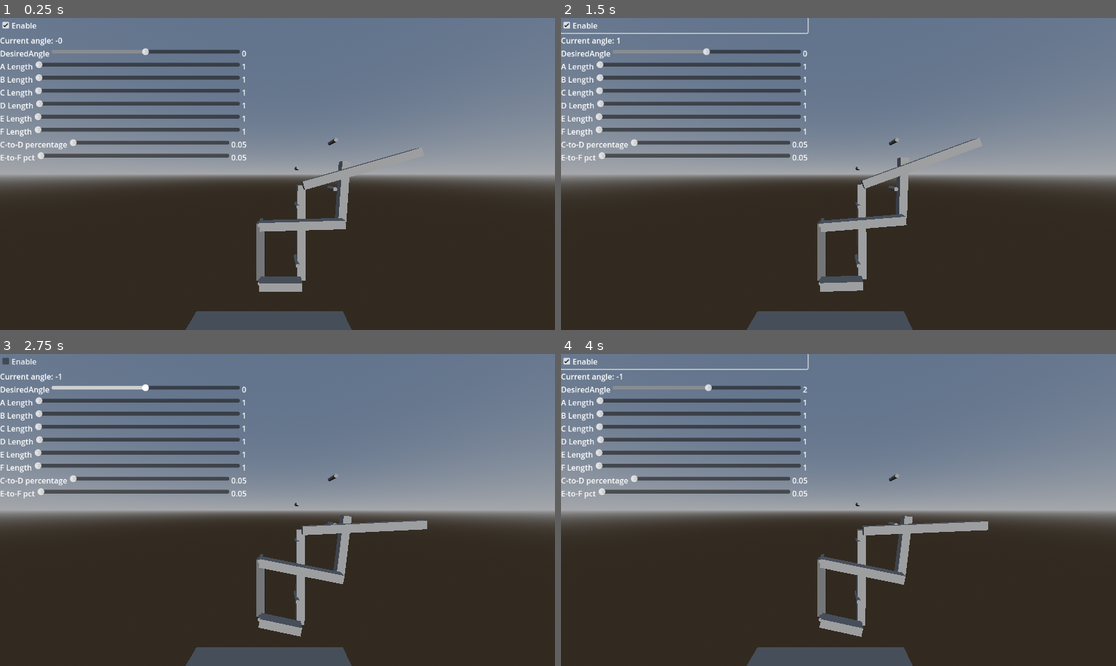
Above: before the commit, frames 1-4 (two rows, left to right).
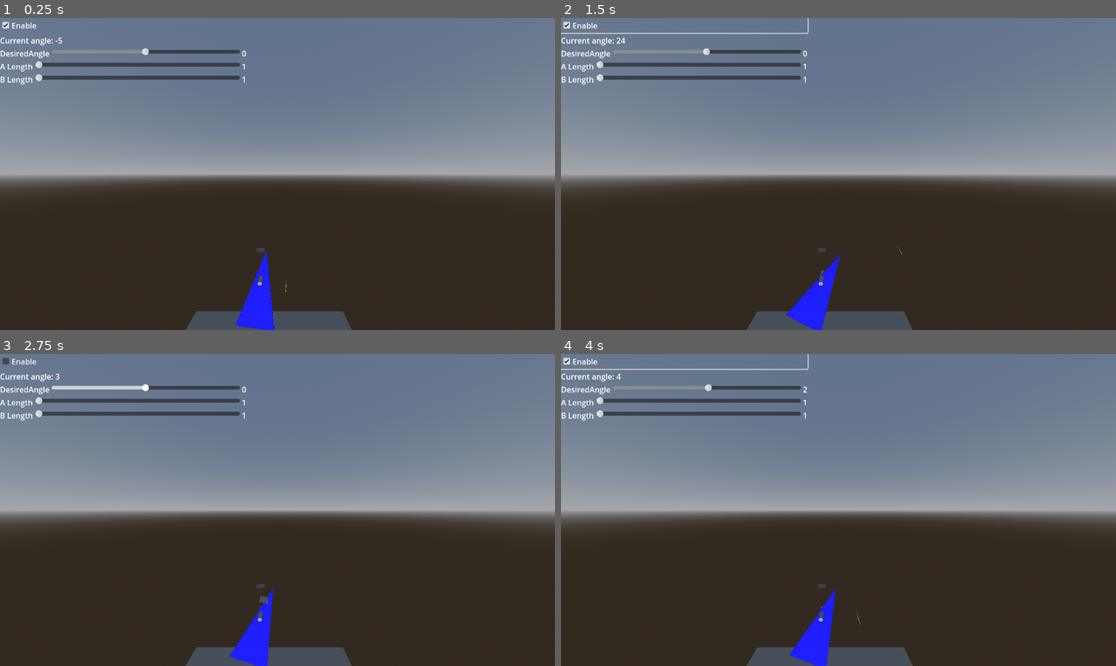
Above: after the commit, the same moments.

Repository: cxw42/godot-wings-demo
Game: Godot game, scene res://top_node_simpler.tscn
Same seed, same stepped clock (60 frames per second), same inputs: the game is played once before the commit and once after it. Before the commit the project starts from res://top_node.tscn.
Inputs:
- Up to frame 1 (0.25 s): no input
- Up to frame 2 (1.5 s): click "Enable" at 0.5 s; tap Enter (ui_accept) at 1.25 s; hold Right (ui_right) from 1.28 s (still down)
- Up to frame 3 (2.75 s): tap Enter (ui_accept) at 1.52, 2.27 s; release Right (ui_right) at 2.03 s; hold Down (ui_down) from 2.03 s (still down)
- Up to frame 4 (4 s): release Down (ui_down) at 2.78 s; hold Right (ui_right) 2.78-3.53 s; tap Enter (ui_accept) at 3.5, 3.77 s; hold Up (ui_up) from 3.53 s (still down)

The runs differ from the first frame. In frame 1, 6.2% of the frame differs, in the area x 0-76%, y 6-100%; in frame 2, 6.2%; in frame 3, 6.7%, in the area x 0-77%, y 6-100%; in frame 4, 6.7%.

Commit message:
Try a simpler version

Diff:
--- a/project.godot
+++ b/project.godot
@@ -11,7 +11,7 @@
 [application]
 
 config/name="Wings"
-run/main_scene="uid://dv0180t8hngpc"
+run/main_scene="uid://cnbrrth4s3aob"
 config/features=PackedStringArray("4.4", "GL Compatibility")
 config/icon="res://icon.svg"
 
--- a/top_node.tscn
+++ b/top_node.tscn
@@ -75,28 +75,29 @@
     resize_beam_(e_beam, e_m)
     resize_beam_(f_beam, f_m)
 
-    # Reposition the beams and end-of-beam joints, starting from the base (A).
-    # Each beam's Y axis extends along the beam, away from A.
-    var a_bottom = a_beam.global_position - a_beam.global_basis.y.normalized() * Vector3(0,a_m/2,0)
-    a_to_b.global_position = a_bottom
-    b_beam.global_position = a_bottom + b_beam.global_basis.y.normalized() * Vector3(0, b_m/2, 0)
-
-    var a_top = a_beam.global_position + a_beam.global_basis.y.normalized() * Vector3(0,a_m/2,0)
-    a_to_c.global_position = a_top
-    c_beam.global_position = a_top + c_beam.global_basis.y.normalized() * Vector3(0, c_m/2, 0)
-
-    b_to_d.global_position = a_to_b.global_position + b_beam.global_basis.y.normalized() * Vector3(0,b_m,0)
-    d_beam.global_position = b_to_d.global_position + d_beam.global_basis.y.normalized() * Vector3(0, d_m/2, 0)
-
-    c_to_e.global_position = c_beam.global_position + c_beam.global_basis.y.normalized() * Vector3(0,c_m,0)
-    e_beam.global_position = c_to_e.global_position + e_beam.global_basis.y.normalized() * Vector3(0, e_m/2, 0)
-
-    d_to_f.global_position = d_beam.global_position + d_beam.global_basis.y.normalized() * Vector3(0,d_m,0)
-    f_beam.global_position = d_to_f.global_position + f_beam.global_basis.y.normalized() * Vector3(0, f_m/2, 0)
-
-    # Central joints
-    c_to_d.global_position = c_beam.global_position + c_beam.global_basis.y.normalized() * Vector3(0,c_m*along_c_pct,0)
-    e_to_f.global_position = f_beam.global_position + f_beam.global_basis.y.normalized() * Vector3(0,f_m*along_f_pct,0)
+    if false: # XXX experiment
+        # Reposition the beams and end-of-beam joints, starting from the base (A).
+        # Each beam's Y axis extends along the beam, away from A.
+        var a_bottom = a_beam.global_position - a_beam.global_basis.y.normalized() * Vector3(0,a_m/2,0)
+        a_to_b.global_position = a_bottom
+        b_beam.global_position = a_bottom + b_beam.global_basis.y.normalized() * Vector3(0, b_m/2, 0)
+
+        var a_top = a_beam.global_position + a_beam.global_basis.y.normalized() * Vector3(0,a_m/2,0)
+        a_to_c.global_position = a_top
+        c_beam.global_position = a_top + c_beam.global_basis.y.normalized() * Vector3(0, c_m/2, 0)
+
+        b_to_d.global_position = a_to_b.global_position + b_beam.global_basis.y.normalized() * Vector3(0,b_m,0)
+        d_beam.global_position = b_to_d.global_position + d_beam.global_basis.y.normalized() * Vector3(0, d_m/2, 0)
+
+        c_to_e.global_position = c_beam.global_position + c_beam.global_basis.y.normalized() * Vector3(0,c_m,0)
+        e_beam.global_position = c_to_e.global_position + e_beam.global_basis.y.normalized() * Vector3(0, e_m/2, 0)
+
+        d_to_f.global_position = d_beam.global_position + d_beam.global_basis.y.normalized() * Vector3(0,d_m,0)
+        f_beam.global_position = d_to_f.global_position + f_beam.global_basis.y.normalized() * Vector3(0, f_m/2, 0)
+
+        # Central joints
+        c_to_d.global_position = c_beam.global_position + c_beam.global_basis.y.normalized() * Vector3(0,c_m*along_c_pct,0)
+        e_to_f.global_position = f_beam.global_position + f_beam.global_basis.y.normalized() * Vector3(0,f_m*along_f_pct,0)
 
     await get_tree().physics_frame
 
--- /dev/null
+++ b/top_node_simpler.tscn
@@ -0,0 +1,291 @@
+[gd_scene load_steps=20 format=3 uid="uid://cnbrrth4s3aob"]
+
+[ext_resource type="PackedScene" uid="uid://b5x4ronrhv2tt" path="res://h_slider_label.tscn" id="1_thn2q"]
+
+[sub_resource type="GDScript" id="GDScript_fifn5"]
+resource_name = "top_node.gd"
+script/source = "extends Node3D
+@onready var b_beam: RigidBody3D = $B
+@onready var a_beam: StaticBody3D = $\"Base (A)\"
+@onready var a_to_b: HingeJoint3D = $\"A to B\"
+
+# Lengths of the beams (inches)
+var a: float
+var b: float
+
+var need_rebuild := false
+
+## Resize a beam having a CSGMesh3D child and a CollisionShape3D child,
+## in that order.
+func resize_beam_(beam: Node3D, length_m: float):
+    if not beam:
+        return
+
+    var mesh := beam.get_child(0) as CSGMesh3D
+    var box := mesh.mesh as BoxMesh
+    box.size.y = length_m
+
+    var collision := beam.get_child(1) as CollisionShape3D
+    var shape := collision.shape as BoxShape3D
+    shape.size.y = length_m
+
+## inches to meters.  The GUI is in inches.
+func i2m(inches: float):
+    return inches/39.37
+
+func rebuild_():
+    if not is_inside_tree() or not a_to_b:
+        return
+    #need_rebuild = false
+
+    var a_m = i2m(a)
+    var b_m = i2m(b)
+
+    # Resize
+    resize_beam_(a_beam, a_m)
+    resize_beam_(b_beam, b_m)
+
+    if false: # XXX experiment
+        # Reposition the beams and end-of-beam joints, starting from the base (A).
+        # Each beam's Y axis extends along the beam, away from A.
+        var a_bottom = a_beam.global_position - a_beam.global_basis.y.normalized() * Vector3(0,a_m/2,0)
+        a_to_b.global_position = a_bottom
+        b_beam.global_position = a_bottom + b_beam.global_basis.y.normalized() * Vector3(0, b_m/2, 0)
+
+        var a_top = a_beam.global_position + a_beam.global_basis.y.normalized() * Vector3(0,a_m/2,0)
+
+
+func _unhandled_input(event: InputEvent) -> void:
+    if event.is_action_pressed(\"ui_cancel\"):
+        get_tree().quit()
+
+func _on_desired_angle_value_changed(value: float) -> void:
+    b_beam.desired_angle = value
+
+
+func _on_a_length_value_changed(value: float) -> void:
+    a = value
+    need_rebuild = true
+
+
+func _on_b_length_value_changed(value: float) -> void:
+    b = value
+    need_rebuild = true
+
+
+
+func _on_check_box_toggled(toggled_on: bool) -> void:
+    b_beam.enabled = toggled_on
+
+func _physics_process(_delta: float) -> void:
+    if need_rebuild:
+        rebuild_()
+        need_rebuild = false
+"
+
+[sub_resource type="StandardMaterial3D" id="StandardMaterial3D_o6vgj"]
+albedo_color = Color(0, 0, 1, 1)
+
+[sub_resource type="PrismMesh" id="PrismMesh_fifn5"]
+material = SubResource("StandardMaterial3D_o6vgj")
+size = Vector3(5, 10, 0.1)
+
+[sub_resource type="WorldBoundaryShape3D" id="WorldBoundaryShape3D_ic01r"]
+
+[sub_resource type="BoxMesh" id="BoxMesh_o6vgj"]
+size = Vector3(40, 1, 40)
+
+[sub_resource type="PhysicsMaterial" id="PhysicsMaterial_o6vgj"]
+
+[sub_resource type="BoxMesh" id="BoxMesh_oc6vn"]
+size = Vector3(1, 7, 1)
+
+[sub_resource type="StandardMaterial3D" id="StandardMaterial3D_afxlr"]
+albedo_color = Color(0.419813, 0.419813, 0.419813, 1)
+
+[sub_resource type="BoxShape3D" id="BoxShape3D_fifn5"]
+size = Vector3(1, 7, 1)
+
+[sub_resource type="PhysicsMaterial" id="PhysicsMaterial_fifn5"]
+
+[sub_resource type="GDScript" id="GDScript_afxlr"]
+resource_name = "beam_b"
+script/source = "## Beam B
+extends RigidBody3D
+
+@onready var a_to_b: HingeJoint3D = $\"../A to B\"
+
+@onready var current_angle_label: Label = $\"../HUD/Control/VBoxContainer/HBoxContainer/CurrentAngleLabel\"
+
+@export var Kp: float = 100
+
+@export var desired_angle: float = 0 ## degrees from X towards Y
+
+@export var y_force_min: float = 100
+@export var y_force_max: float = 450
+@export var y_freq = 0.05
+
+@export var enabled: bool = true
+
+func _integrate_forces(state: PhysicsDirectBodyState3D) -> void:
+    if not enabled:
+        return
+
+    # Get current angle w.r.t a_to_b
+    var base_to_center = (global_position - a_to_b.global_position).normalized()
+    var angle = rad_to_deg(atan2(base_to_center.y, base_to_center.x))
+    current_angle_label.text = \"%.f\" % angle
+    var difference = desired_angle - angle
+    var force = Kp*difference
+    # var force = sin(2*PI*y_freq*Time.get_ticks_msec()/1000)
+    # force = remap(force, -1, 1, y_force_min, y_force_max)
+    #print(force)
+    var direction = -transform.basis.x # global_transform * (Vector3(0,1,1).normalized())
+    state.apply_central_force(force * direction)
+    %Arrow.global_transform = Transform3D().rotated(Vector3(0,0,-1), direction.angle_to(Vector3(0,1,0)))
+"
+
+[sub_resource type="BoxMesh" id="BoxMesh_sfd0x"]
+size = Vector3(1, 5, 1)
+
+[sub_resource type="BoxShape3D" id="BoxShape3D_h11p4"]
+size = Vector3(1, 5, 1)
+
+[sub_resource type="ProceduralSkyMaterial" id="ProceduralSkyMaterial_o6vgj"]
+
+[sub_resource type="Sky" id="Sky_fifn5"]
+sky_material = SubResource("ProceduralSkyMaterial_o6vgj")
+
+[sub_resource type="Environment" id="Environment_o6vgj"]
+background_mode = 2
+sky = SubResource("Sky_fifn5")
+
+[sub_resource type="CameraAttributesPractical" id="CameraAttributesPractical_fifn5"]
+
+[sub_resource type="Compositor" id="Compositor_oc6vn"]
+
+[node name="Node3D" type="Node3D"]
+script = SubResource("GDScript_fifn5")
+
+[node name="Arrow" type="MeshInstance3D" parent="."]
+unique_name_in_owner = true
+transform = Transform3D(1, 0, 0, 0, 1, 0, 0, 0, 1, -5.27798, 0, 2.20119)
+mesh = SubResource("PrismMesh_fifn5")
+
+[node name="Floor" type="StaticBody3D" parent="."]
+transform = Transform3D(1, 0, 0, 0, 1, 0, 0, 0, 1, 0, -22.8512, 0)
+
+[node name="CollisionShape3D" type="CollisionShape3D" parent="Floor"]
+shape = SubResource("WorldBoundaryShape3D_ic01r")
+
+[node name="CSGMesh3D" type="CSGMesh3D" parent="Floor"]
+transform = Transform3D(1, 0, 0, 0, 1, 0, 0, 0, 1, -0.016, -0.5, 0)
+mesh = SubResource("BoxMesh_o6vgj")
+
+[node name="Stopper" type="StaticBody3D" parent="."]
+transform = Transform3D(0.65702, 0.753873, -6.59057e-08, 0.753873, -0.65702, 5.74385e-08, 8.84097e-16, -8.74228e-08, -1, 5.85721, 25.2701, 0)
+
+[node name="CollisionShape3D" type="CollisionShape3D" parent="Stopper"]
+shape = SubResource("WorldBoundaryShape3D_ic01r")
+
+[node name="Camera3D" type="Camera3D" parent="."]
+transform = Transform3D(1, 0, 0, 0, 1, 0, 0, 0, 1, 2.12363, 14.6625, 17.4076)
+fov = 97.5
+
+[node name="DirectionalLight3D" type="DirectionalLight3D" parent="."]
+transform = Transform3D(1, 0, 0, 0, 0.99818, 0.0602994, 0, -0.0602994, 0.99818, -2.48546, 7.73394, 4.94233)
+
+[node name="Base (A)" type="StaticBody3D" parent="."]
+transform = Transform3D(1, 0, 0, 0, 1, 0, 0, 0, 1, 0, 5, 0)
+physics_material_override = SubResource("PhysicsMaterial_o6vgj")
+
+[node name="CSGMesh3D" type="CSGMesh3D" parent="Base (A)"]
+mesh = SubResource("BoxMesh_oc6vn")
+material = SubResource("StandardMaterial3D_afxlr")
+
+[node name="CollisionShape3D" type="CollisionShape3D" parent="Base (A)"]
+shape = SubResource("BoxShape3D_fifn5")
+
+[node name="B" type="RigidBody3D" parent="."]
+transform = Transform3D(0.43218, 0.901787, 0, -0.901787, 0.43218, 0, 0, 0, 1, 2.26396, 2.57417, 1.01775)
+physics_material_override = SubResource("PhysicsMaterial_fifn5")
+freeze_mode = 1
+script = SubResource("GDScript_afxlr")
+Kp = 200.0
+
+[node name="CSGMesh3D" type="CSGMesh3D" parent="B"]
+transform = Transform3D(1, 0, 0, 0, 1, 0, 0, 0, 1, 0, 0, 0.0410719)
+mesh = SubResource("BoxMesh_sfd0x")
+
+[node name="CollisionShape3D" type="CollisionShape3D" parent="B"]
+shape = SubResource("BoxShape3D_h11p4")
+
+[node name="A to B" type="HingeJoint3D" parent="."]
+transform = Transform3D(1, 0, 0, 0, 1, 0, 0, 0, 1, 0, 1.5, 0)
+node_a = NodePath("../Base (A)")
+node_b = NodePath("../B")
+
+[node name="CSGCylinder3D" type="CSGCylinder3D" parent="A to B"]
+transform = Transform3D(1, 0, 0, 0, -4.37114e-08, -1, 0, 1, -4.37114e-08, 0, 0, 0)
+radius = 0.25
+
+[node name="WorldEnvironment" type="WorldEnvironment" parent="."]
+environment = SubResource("Environment_o6vgj")
+camera_attributes = SubResource("CameraAttributesPractical_fifn5")
+compositor = SubResource("Compositor_oc6vn")
+
+[node name="HUD" type="CanvasLayer" parent="."]
+
+[node name="Control" type="Control" parent="HUD"]
+custom_minimum_size = Vector2(512, 512)
+layout_mode = 3
+anchors_preset = 0
+offset_right = 40.0
+offset_bottom = 40.0
+size_flags_horizontal = 3
+size_flags_vertical = 3
+
+[node name="VBoxContainer" type="VBoxContainer" parent="HUD/Control"]
+layout_mode = 1
+anchors_preset = 15
+anchor_right = 1.0
+anchor_bottom = 1.0
+grow_horizontal = 2
+grow_vertical = 2
+
+[node name="CheckBox" type="CheckBox" parent="HUD/Control/VBoxContainer"]
+layout_mode = 2
+button_pressed = true
+text = "Enable"
+
+[node name="HBoxContainer" type="HBoxContainer" parent="HUD/Control/VBoxContainer"]
+layout_mode = 2
+
+[node name="Label" type="Label" parent="HUD/Control/VBoxContainer/HBoxContainer"]
+layout_mode = 2
+text = "Current angle:"
+
+[node name="CurrentAngleLabel" type="Label" parent="HUD/Control/VBoxContainer/HBoxContainer"]
+custom_minimum_size = Vector2(20, 20)
+layout_mode = 2
+text = "angle"
+
+[node name="DesiredAngle" parent="HUD/Control/VBoxContainer" instance=ExtResource("1_thn2q")]
+layout_mode = 2
+minimum = -90.0
+maximum = 90.0
+
+[node name="A Length" parent="HUD/Control/VBoxContainer" instance=ExtResource("1_thn2q")]
+layout_mode = 2
+minimum = 1.0
+maximum = 1000.0
+
+[node name="B Length" parent="HUD/Control/VBoxContainer" instance=ExtResource("1_thn2q")]
+layout_mode = 2
+minimum = 1.0
+maximum = 1000.0
+
+[connection signal="toggled" from="HUD/Control/VBoxContainer/CheckBox" to="." method="_on_check_box_toggled"]
+[connection signal="value_changed" from="HUD/Control/VBoxContainer/DesiredAngle" to="." method="_on_desired_angle_value_changed"]
+[connection signal="value_changed" from="HUD/Control/VBoxContainer/A Length" to="." method="_on_a_length_value_changed"]
+[connection signal="value_changed" from="HUD/Control/VBoxContainer/B Length" to="." method="_on_b_length_value_changed"]
